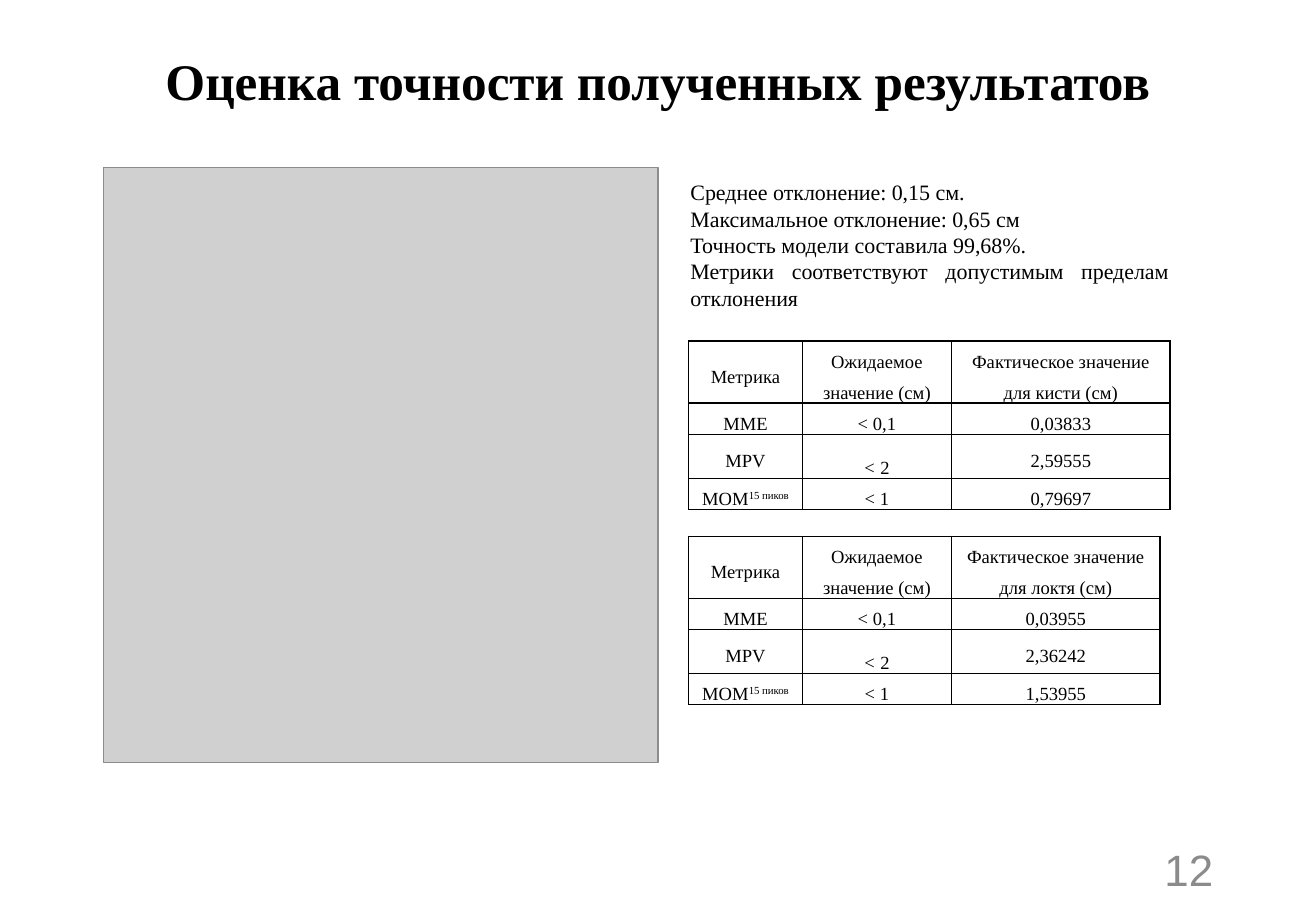
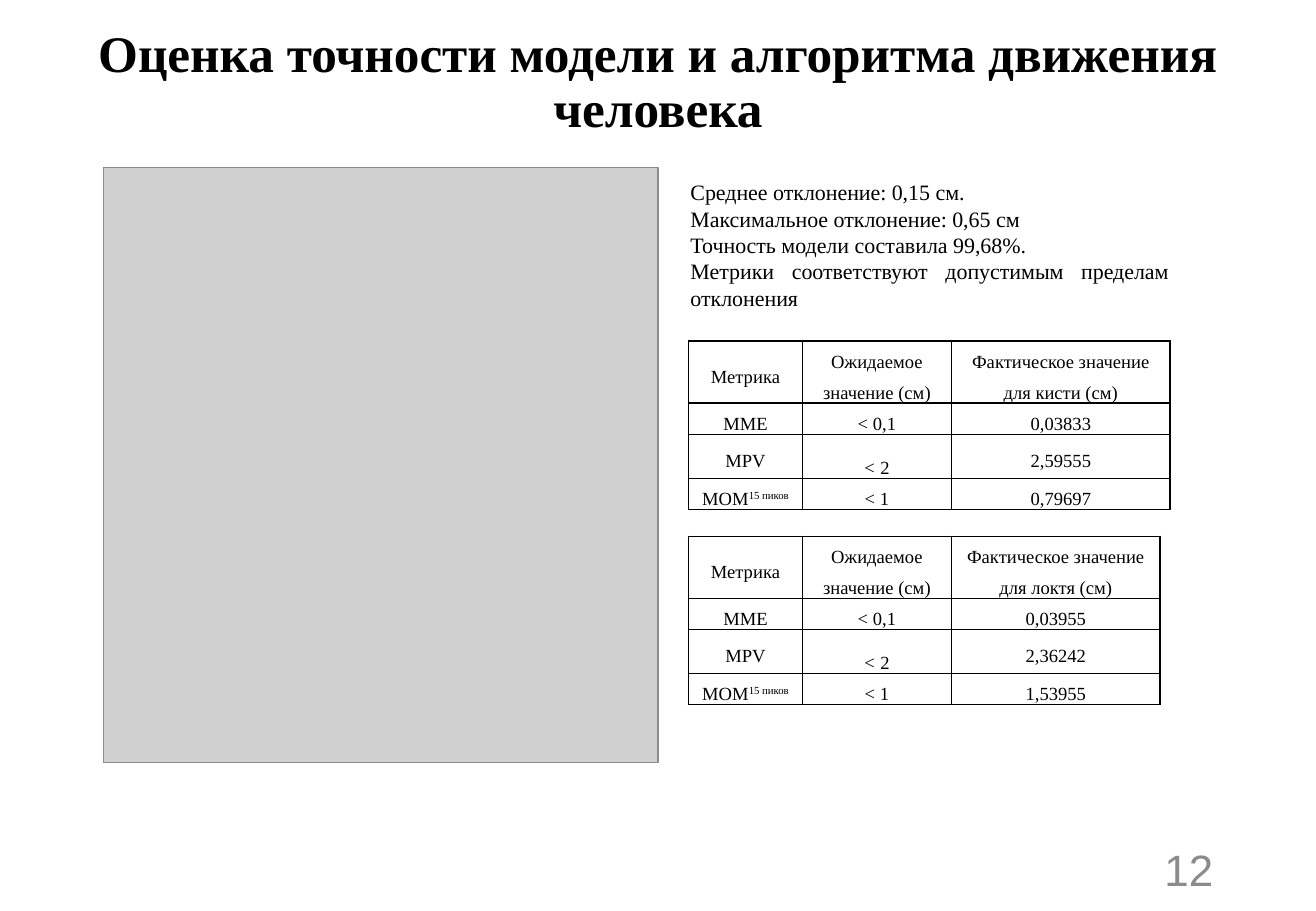
Before and after one commit to n7arti/MIET.Magistratura, a slide deck: slide 12 of Диссертация/Смотр 2 курс 2 семестр/Артамонова_презентация.pptx. Drawn at 1316x911 pixels with LibreOffice and Linux fonts; fonts in the diff are those of the drawing; grey boxes stand for pictures. Boxes give left, top, right and bottom in pixels: in the first picture for what was removed or moved away, otherwise in the second. Text is boxed around its words. In the diff, an @@ line names an element or a change of style, - is before the commit and + after.

```diff
--- a/Диссертация/Смотр 2 курс 2 семестр/Артамонова_презентация.pptx
+++ b/Диссертация/Смотр 2 курс 2 семестр/Артамонова_презентация.pptx
@@ title at bbox=[98, 38, 1217, 128]: text changed @@
-Оценка точности полученных результатов
+Оценка точности модели и алгоритма движения человека
```
Also in this commit, not shown: 4 other slides changed, 2 other files.
